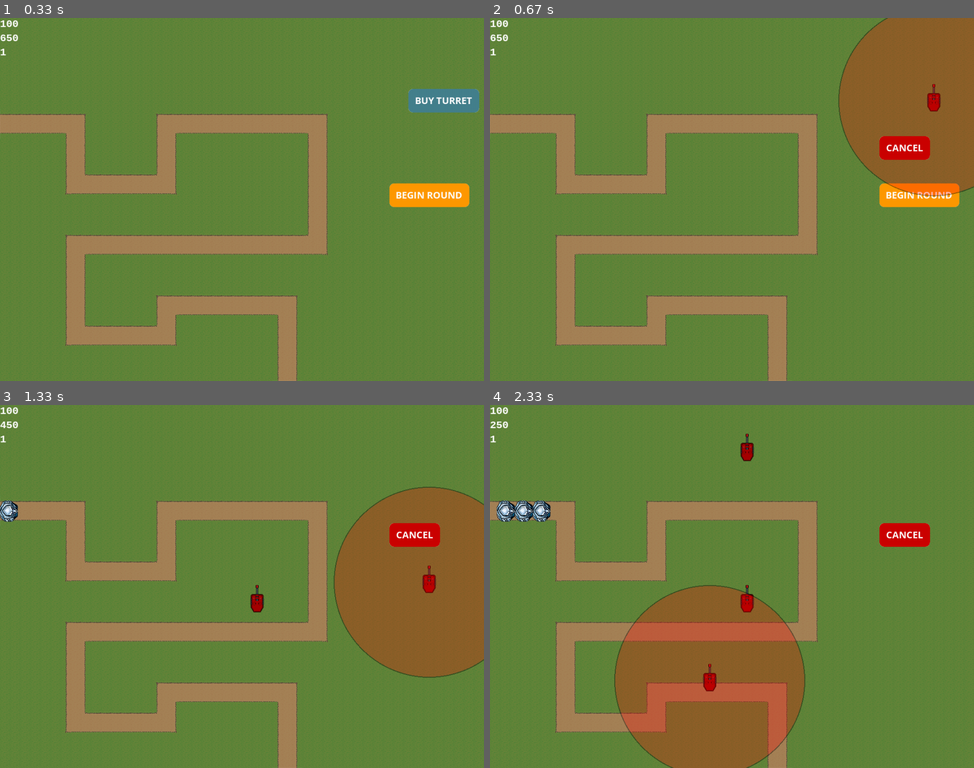
Above: before the commit, frames 1-4 (two rows, left to right).
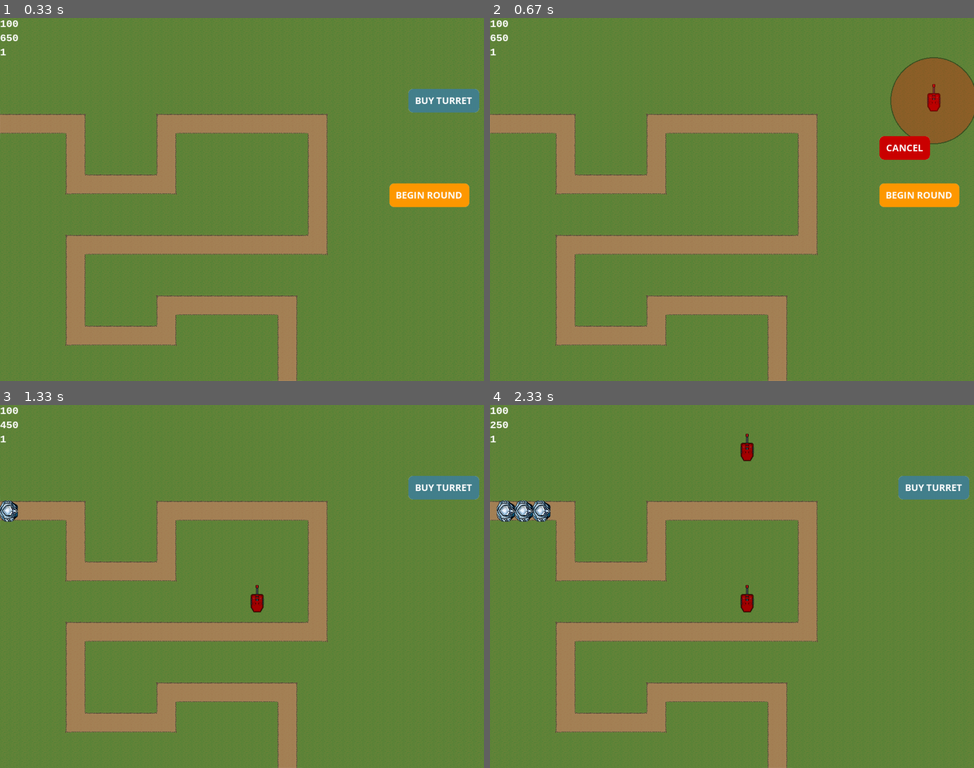
Above: after the commit, the same moments.

Repository: peter5454/PyGame
Game: pygame game, started from main.py
Same seed, same stepped clock (60 frames per second), same inputs: the game is played once before the commit and once after it.
Inputs (mouse positions are in pixels of both pictures, inside the frame that each line leads up to):
- Up to frame 1 (0.33 s): no input
- Up to frame 2 (0.67 s): click (935, 101) at 0.38 s
- Up to frame 3 (1.33 s): click (246, 611) at 0.72 s; click (430, 582) at 1.05 s
- Up to frame 4 (2.33 s): click (935, 488) at 1.38 s; click (741, 463) at 1.72 s; click (707, 680) at 2.05 s

Frame 1 is identical in both runs. In frame 2, 8.1% of the frame differs, in the area x 72-100%, y 0-50%; in frame 3, 14%; in frame 4, 18%, in the area x 25-99%, y 19-100%.

Commit message:
finished implementing killing enemies and made it so the range is better indicated when placing down a turret

Diff:
--- a/constants.py
+++ b/constants.py
@@ -11,6 +11,7 @@
 
 #enemy constants
 SPAWN_COOLDOWN = 400
+KILL_REWARD = 200
 
 #turret constants
 BUY_COST = 200
--- a/enemy.py
+++ b/enemy.py
@@ -1,6 +1,7 @@
 import pygame as pg
 from pygame.math import Vector2
 import math
+import constants as c
 from enemy_data import ENEMY_DATA
 
 class Enemy(pg.sprite.Sprite):
@@ -58,5 +59,5 @@
     def check_alive(self, world):
         if self.health <= 0:
             world.killed_enemies += 1
-            #world.money += c.KILL_REWARD
+            world.money += c.KILL_REWARD
             self.kill()
--- a/main.py
+++ b/main.py
@@ -112,6 +112,7 @@
         turret_group.add(new_turret)
         #deduct cost of turret
         world.money -= c.BUY_COST
+        return True
       """
       close = overlapping_turrets(mouse_pos)
       if close == False:
@@ -242,9 +243,9 @@
       screen.blit(cursor_turret, cursort_rect)
 
       if tile_occupied(cursor_pos):
-        draw_circ(255,0,0,200,cursor_pos)
+        draw_circ(255,0,0,90,cursor_pos) #need to change to a varible that matches the turret range rather than a number
       else:
-        draw_circ(128,128,128,200,cursor_pos)
+        draw_circ(128,128,128,90,cursor_pos) #need to change to a varible that matches the turret range rather than a number
 
 
       if cancel_button.draw(screen):
@@ -291,6 +292,7 @@
           if world.money >= c.BUY_COST:
             place_turret = create_turret(mouse_pos)
           if place_turret:
+            print (123)
             placing_turrets = False
         if placing_turrets == False:
           selected_turret = select_turret(mouse_pos)
